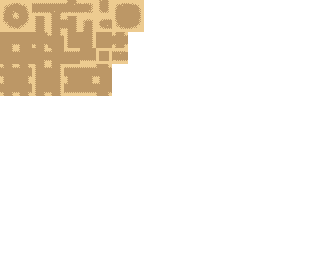
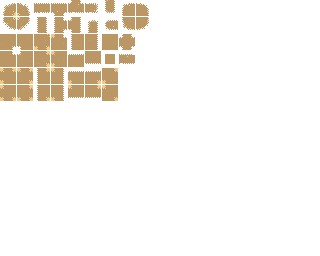
The second (320, 256) image is a revision of the first. Changes to its layers:
added layer "Layer 33 copy" above "Layer 33" over [0, 0, 149, 101]
hid "Layer 33", painted on it over [0, 0, 149, 101]
